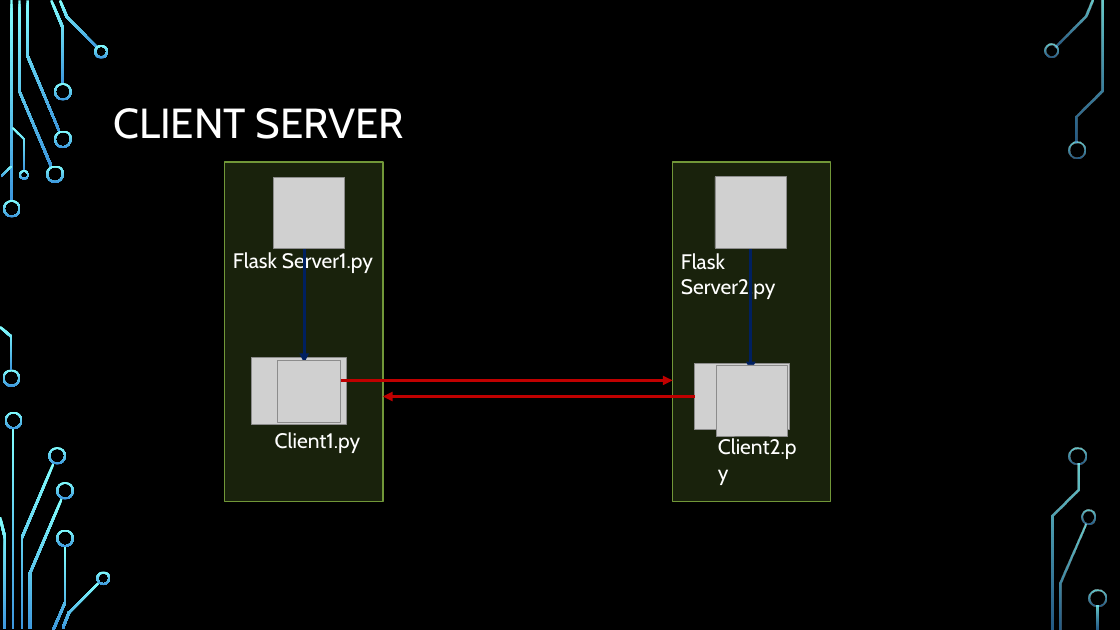
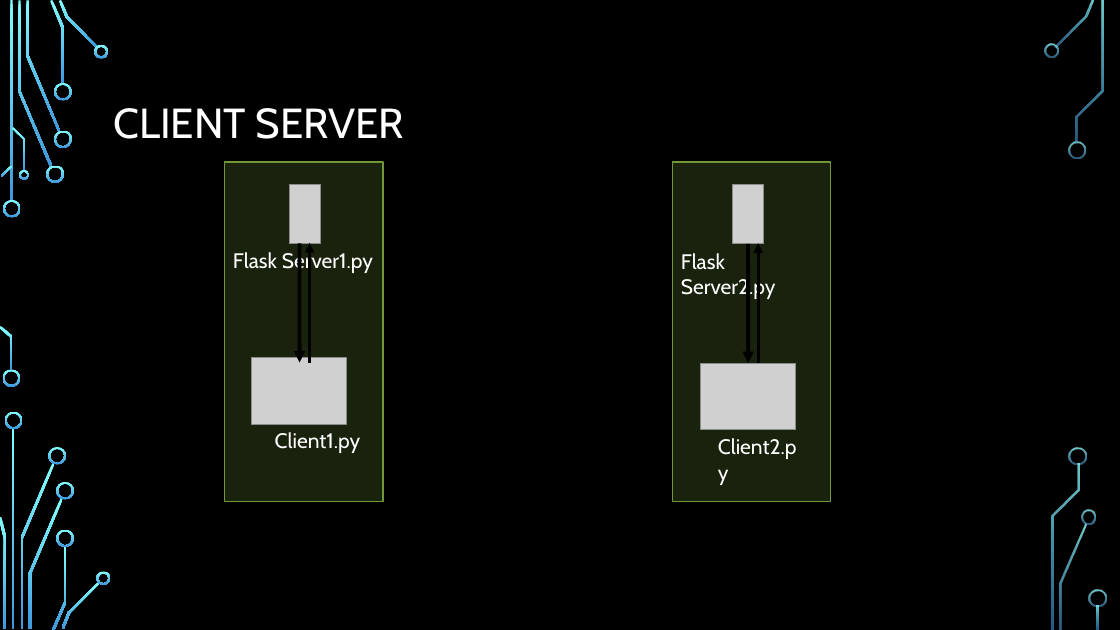
Before and after one commit to rugbyprof/4663-Cryptography, a slide deck: slide 17 of Assignments/A08/4663_Encryption_Layer_Project.pptx (slide 10 before the commit). Drawn at 1120x630 pixels with LibreOffice and Linux fonts; fonts in the diff are those of the drawing; grey boxes stand for pictures; background and template pictures are left out. Boxes give left, top, right and bottom in pixels: in the first picture for what was removed or moved away, otherwise in the second. Text is boxed around its words. In the diff, an @@ line names an element or a change of style, - is before the commit and + after.

```diff
--- a/Assignments/A08/4663_Encryption_Layer_Project.pptx
+++ b/Assignments/A08/4663_Encryption_Layer_Project.pptx
@@ picture removed at (274, 177, 345, 249) @@
@@ picture removed at (715, 177, 786, 249) @@
@@ picture added at (290, 184, 321, 244) @@
@@ picture added at (733, 184, 764, 244) @@
@@ arrow added from (300, 244) to (300, 363), #000000 3.25 pt @@
@@ double arrow moved from (304, 363) - (304, 225) to (310, 363) - (310, 243) @@
@@ double arrow (310, 363) - (310, 243): double arrow to arrow; stroke #002060 2.75 pt to #000000 2.75 pt @@
@@ double arrow moved from (751, 371) - (751, 234) to (749, 244) - (749, 363) @@
@@ double arrow (749, 244) - (749, 363): double arrow to arrow; stroke #002060 2.75 pt to #000000 3.25 pt @@
@@ arrow added from (759, 363) to (759, 244), #000000 2.75 pt @@
@@ picture removed at (278, 360, 341, 423) @@
@@ arrow removed from (339, 381) to (673, 381) @@
@@ picture: place and size @@
-picture at (695, 363, 790, 430)
+picture at (701, 363, 796, 430)
@@ picture removed at (717, 365, 788, 436) @@
@@ arrow removed from (695, 397) to (383, 397) @@
```
Also in this commit, not shown: 8 other slides changed, 8 slides added, 2 slides removed, 7 other files.
